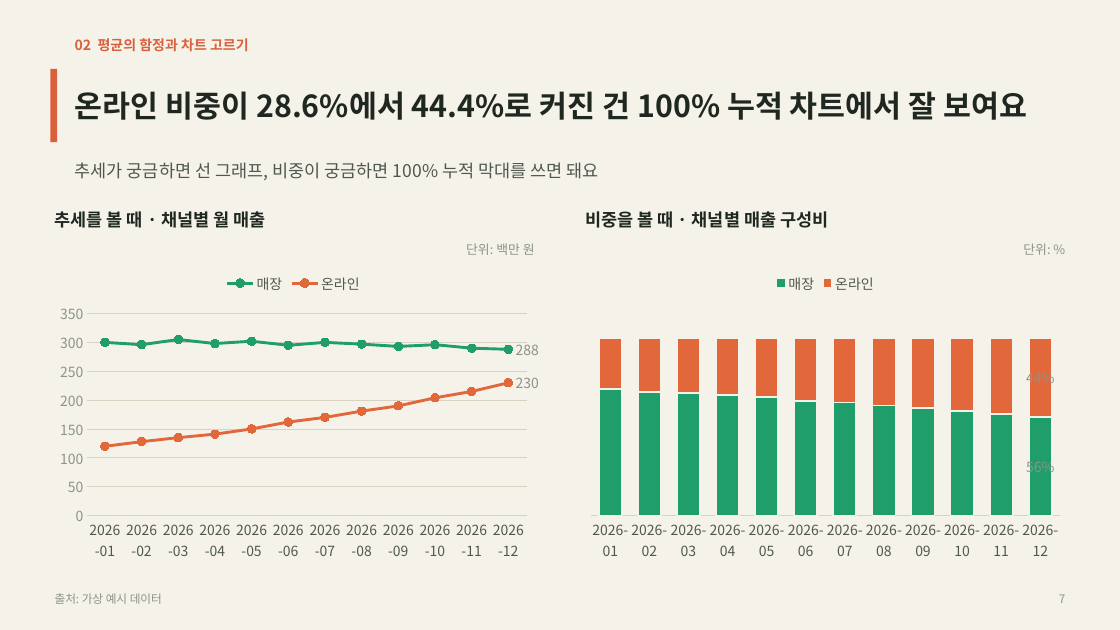
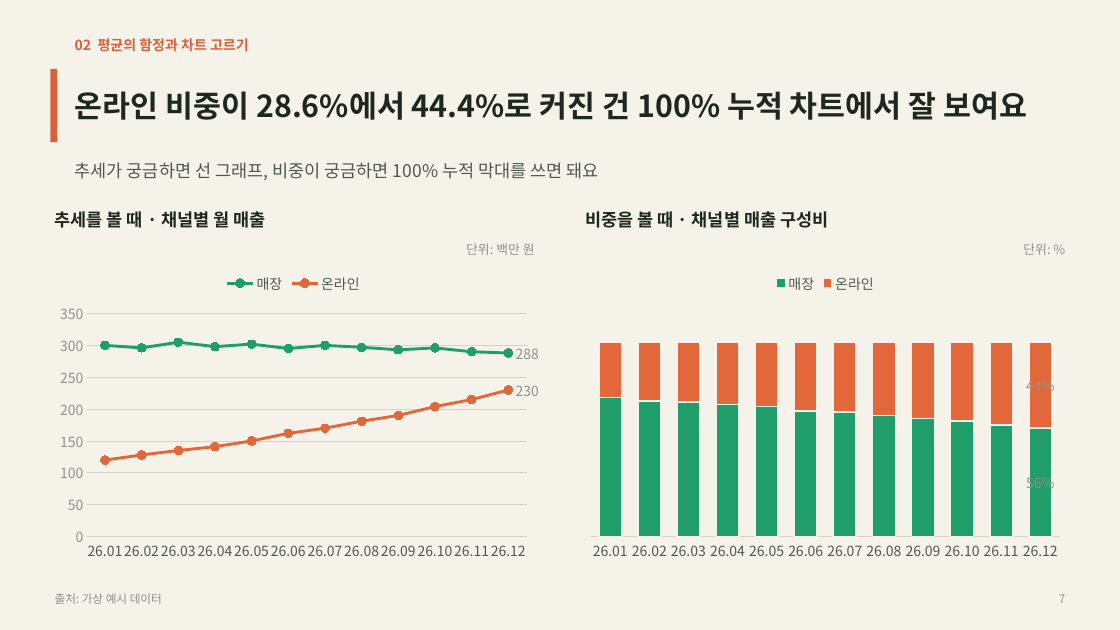
Before and after one commit to coindesktop/Awesome-PPT-SKILL, a slide deck: slide 7 of examples/onboarding-education/deck.pptx. Drawn at 1120x630 pixels with LibreOffice and Linux fonts; fonts in the diff are those of the drawing. Boxes give left, top, right and bottom in pixels: in the first picture for what was removed or moved away, otherwise in the second. Text is boxed around its words. In the diff, an @@ line names an element or a change of style, - is before the commit and + after.

```diff
--- a/examples/onboarding-education/deck.pptx
+++ b/examples/onboarding-education/deck.pptx
@@ line chart at [50, 263, 539, 567] @@
-categories: 2026-01, 2026-02, 2026-03, 2026-04, 2026-05, 2026-06, 2026-07, 2026-08, 2026-09, 2026-10, 2026-11, 2026-12
+categories: 26.01, 26.02, 26.03, 26.04, 26.05, 26.06, 26.07, 26.08, 26.09, 26.10, 26.11, 26.12
@@ column stacked chart at [581, 263, 1070, 567] @@
-categories: 2026-01, 2026-02, 2026-03, 2026-04, 2026-05, 2026-06, 2026-07, 2026-08, 2026-09, 2026-10, 2026-11, 2026-12
+categories: 26.01, 26.02, 26.03, 26.04, 26.05, 26.06, 26.07, 26.08, 26.09, 26.10, 26.11, 26.12
```
Also in this commit, not shown: 10 other files.
